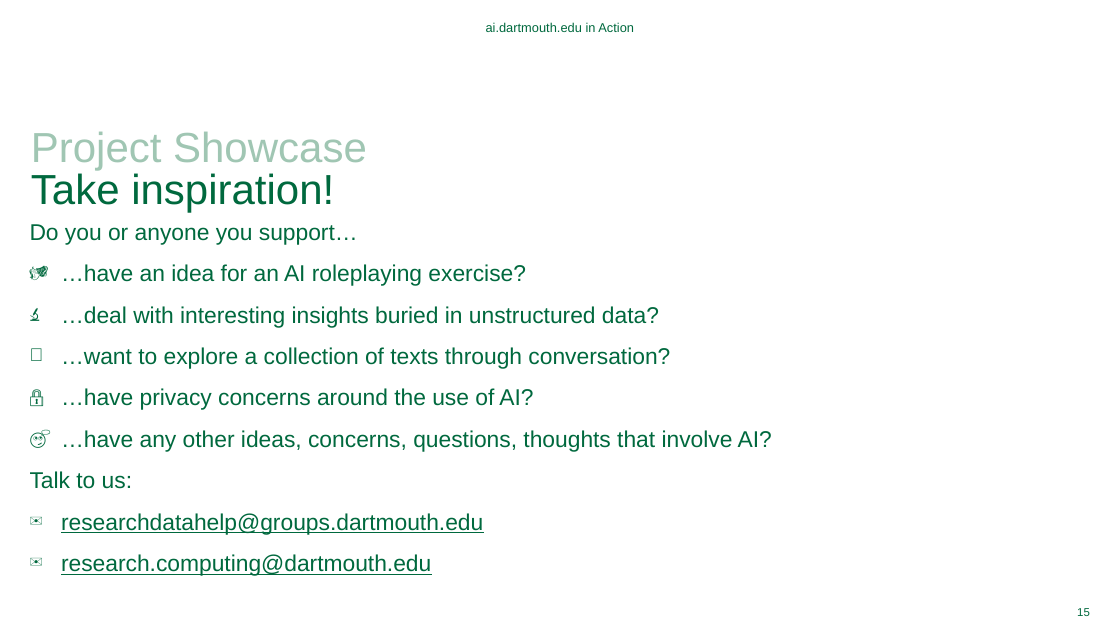
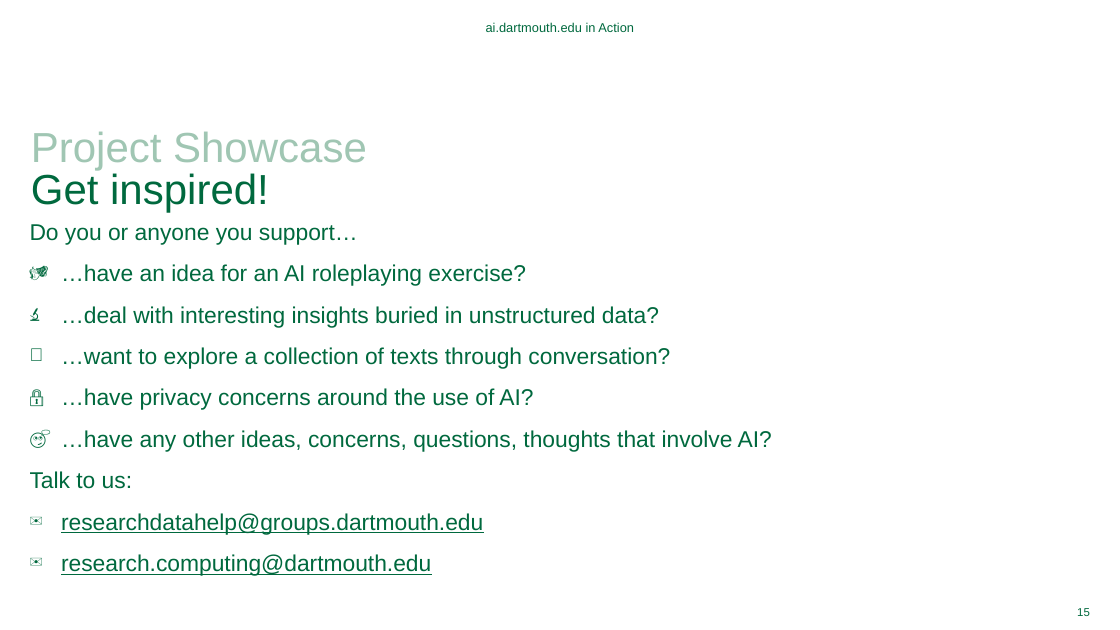
Before and after one commit to Dartmouth-Libraries/ai-project-showcase, a slide deck: slide 15 of ppt/2024-09-09-ai-project-showcase.pptx. Drawn at 1120x630 pixels with LibreOffice and Linux fonts; fonts in the diff are those of the drawing; background and template pictures are left out. Boxes give left, top, right and bottom in pixels: in the first picture for what was removed or moved away, otherwise in the second. Text is boxed around its words. In the diff, an @@ line names an element or a change of style, - is before the commit and + after.

```diff
--- a/ppt/2024-09-09-ai-project-showcase.pptx
+++ b/ppt/2024-09-09-ai-project-showcase.pptx
@@ title at (31,131,367,213): text changed; text colour #00693E to #A0C6B3 @@
-Project Showcase
-Take inspiration!
+Project Showcase
+Get inspired!
```
Also in this commit, not shown: 1 other slide changed, 4 slides removed, 12 other files.
